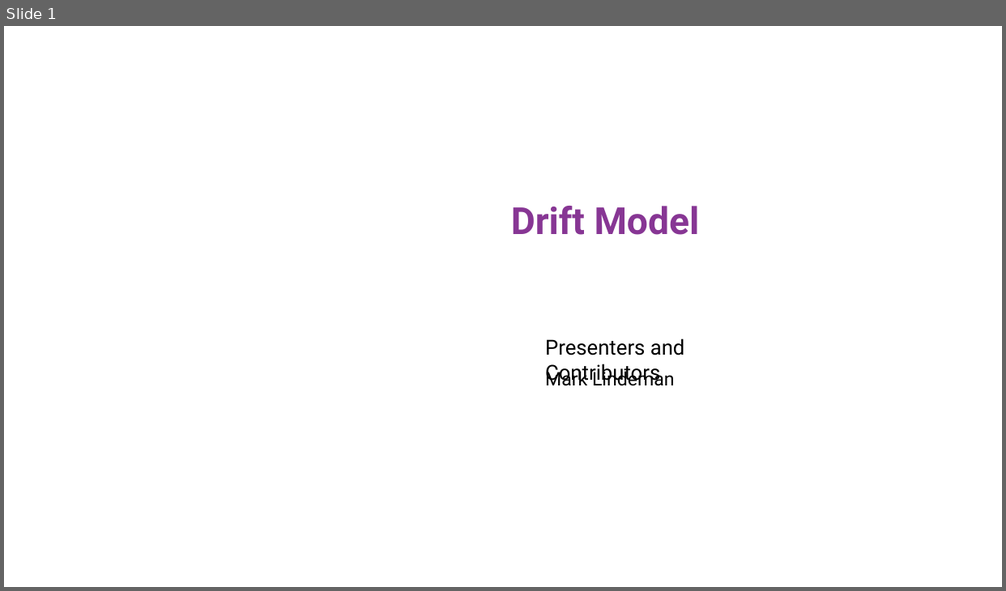
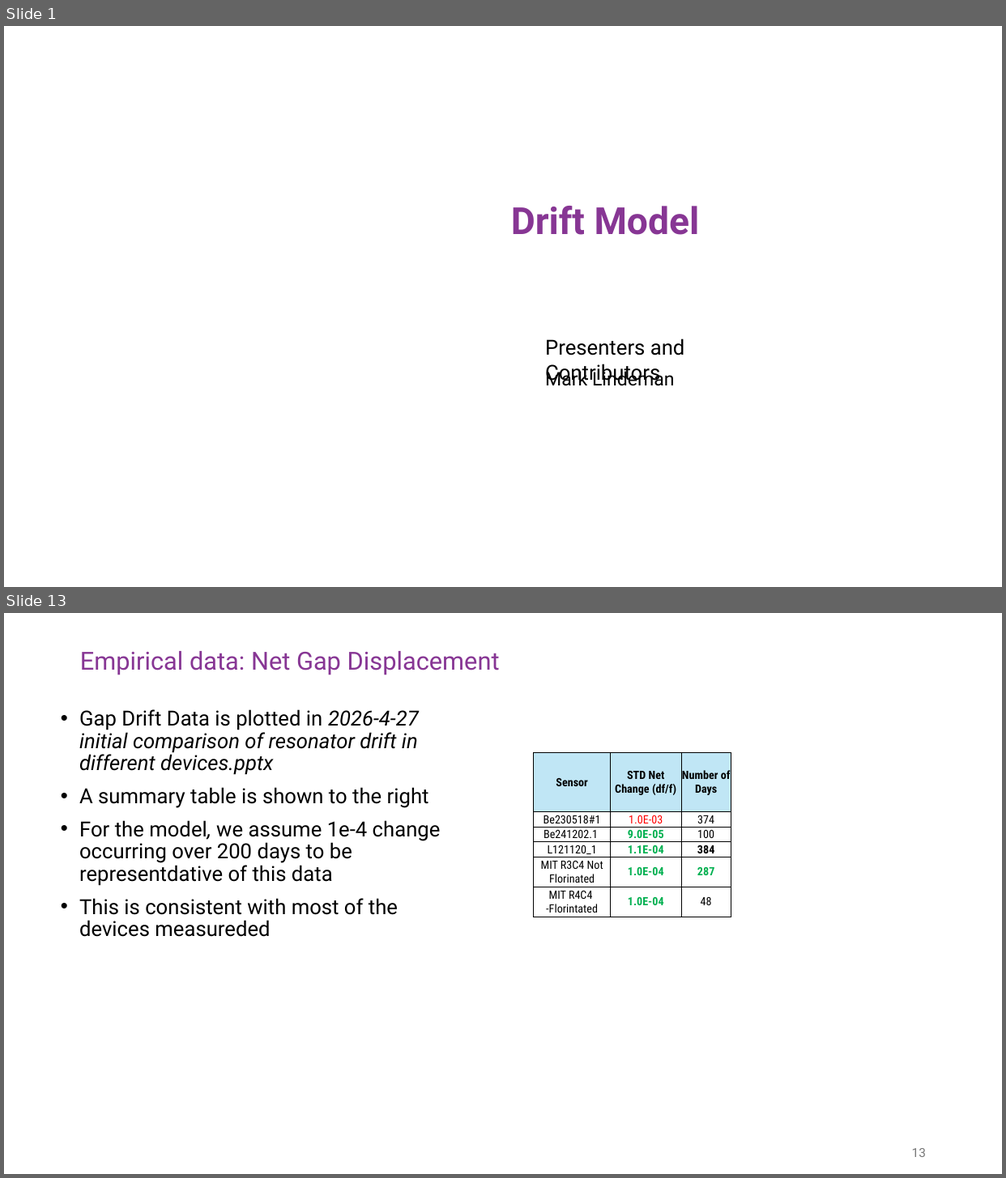
Before and after one commit to malindeman1999/python_drift_model, a slide deck: 2026-4-27 drift model.pptx. Shown one above the other, each under a label of ours: slide 1 before the commit, slides 1 and 13 after it; the slides between them are not shown. The pictures are 1006x591 and 1006x1178 pixels, drawn with LibreOffice and Linux fonts; fonts in the diff are those of the drawing; background and template pictures are left out. Boxes give left, top, right and bottom in pixels: in the first picture for what was removed or moved away, otherwise in the second. Text is boxed around its words. In the diff, an @@ line names an element or a change of style, - is before the commit and + after.

Commit message:
Update collision model logic and project files

```diff
--- a/2026-4-27 drift model.pptx
+++ b/2026-4-27 drift model.pptx
@@ slide 13 added at <box>4,613,1002,1174</box>, background #FFFFFF @@
@@ title added at <box>80,651,500,675</box>, 24 pt, text #873694 @@
+Empirical data: Net Gap Displacement
@@ text added at <box>79,709,441,937</box>, 20 pt, text #000000 @@
+• Gap Drift Data is plotted in 2026-4-27 initial comparison of resonator drift in different devices.pptx
+• A summary table is shown to the right
+• For the model, we assume 1e-4 change occurring over 200 days to be representdative of this data
+• This is consistent with most of the devices measureded
@@ table added at <box>534,752,731,917</box>, 6 rows, 3 columns @@
+Sensor | STD Net Change (df/f) | Number of Days
+Be230518#1 | 1.0E-03 | 374
+Be241202.1 | 9.0E-05 | 100
+L121120_1 | 1.1E-04 | 384
+MIT R3C4 Not Florinated | 1.0E-04 | 287
+MIT R4C4 -Florintated | 1.0E-04 | 48
@@ page number added at <box>912,1148,926,1157</box>, 12 pt, text #797979 @@
+13
```
Also in this commit, not shown: 4 slides changed, 13 other slides added, 4 slides removed, 4 other files.
